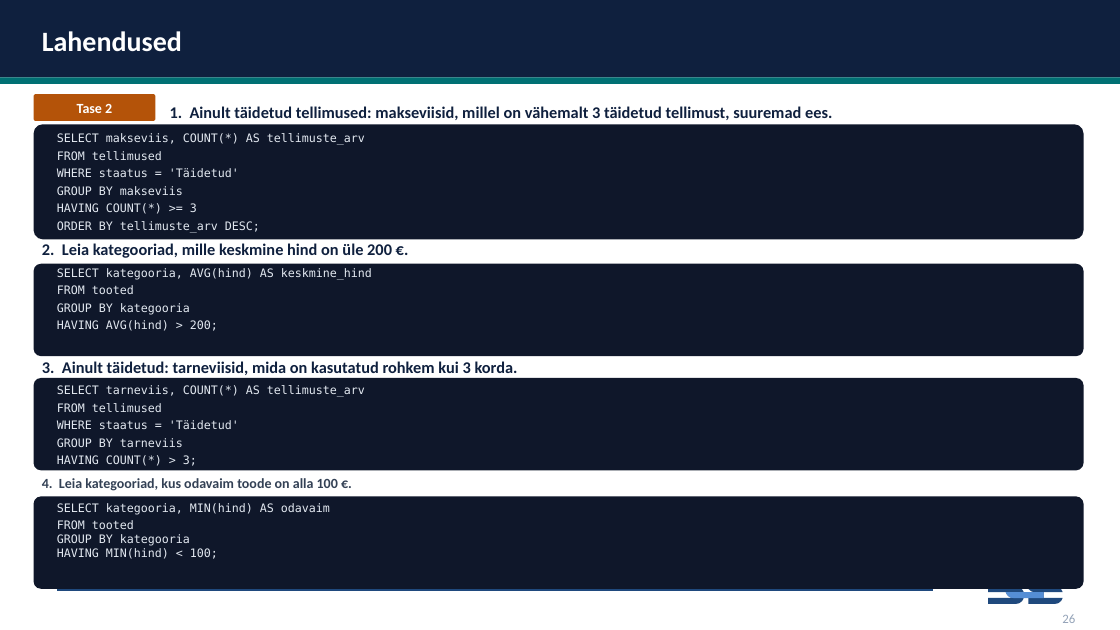
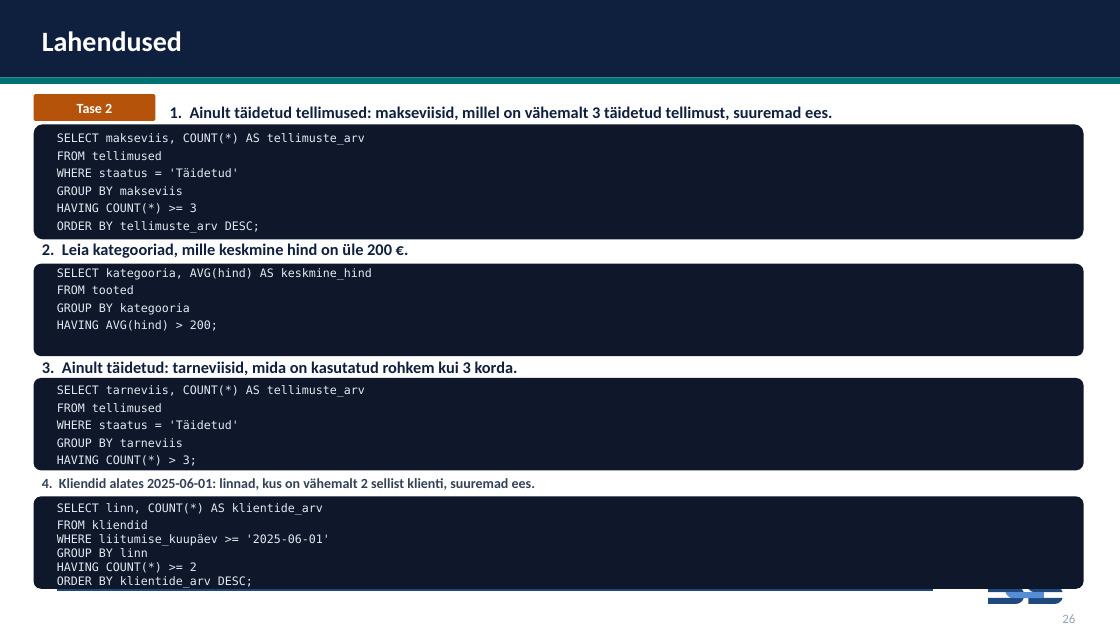
Before and after one commit to emilieabel/andmetarkus, a slide deck: slide 24 of Materjalid/Day7 SQL/7-paev-andmetarkus-esitlus.pptx (slide 25 before the commit). Drawn at 1120x630 pixels with LibreOffice and Linux fonts; fonts in the diff are those of the drawing. Boxes give left, top, right and bottom in pixels: in the first picture for what was removed or moved away, otherwise in the second. Text is boxed around its words. In the diff, an @@ line names an element or a change of style, - is before the commit and + after.

```diff
--- a/Materjalid/Day7 SQL/7-paev-andmetarkus-esitlus.pptx
+++ b/Materjalid/Day7 SQL/7-paev-andmetarkus-esitlus.pptx
@@ text at <box>42,478,535,490</box>: text changed @@
-4. Leia kategooriad, kus odavaim toode on alla 100 €.
+4. Kliendid alates 2025-06-01: linnad, kus on vähemalt 2 sellist klienti, suuremad ees.
@@ text at <box>57,503,330,588</box>: text changed @@
-SELECT kategooria, MIN(hind) AS odavaim
-FROM tooted
-GROUP BY kategooria
-HAVING MIN(hind) < 100;
+SELECT linn, COUNT(*) AS klientide_arv
+FROM kliendid
+WHERE liitumise_kuupäev >= '2025-06-01'
+GROUP BY linn
+HAVING COUNT(*) >= 2
+ORDER BY klientide_arv DESC;
```
Also in this commit, not shown: 21 other slides changed, 2 slides removed, 2 other files.
